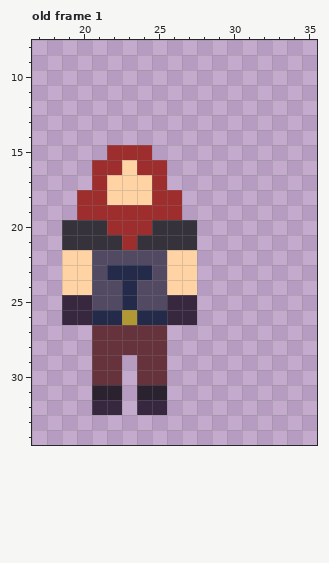
Pixel-art file -- Assets/PixelArt/small_thor.aseprite. Above, as it was before the edit.
48x48 pixels, 96 frames. Colours within 5 levels of each other are drawn and written as one. Shown: old frame 1: x 17..35, y 8..34. The commit also changed other frames, which this record leaves out.
Now the later version:
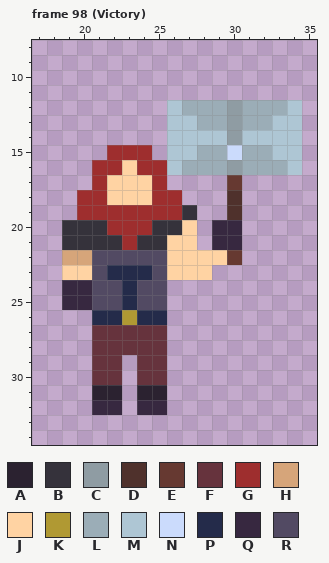
Palette (. is transparent): A #2b2230  B #35323b  C #8f9ca3  D #4f312c  E #663931  F #66333d  G #9e2e2e  H #d6a57a  J #ffd3a3  K #b09933  L #9badb7  M #aec6d4  N #cbdbfc  P #242b4a  Q #372840  R #524a63
A new or re-ordered frame is compared with the old frame closest to it.
Changes in this commit:
frames 96 -> 105
Frame 98 (Victory) is new; against old frame 1:
Colour B is added in row 19 at x 27.
Colour C is added in rows 12 to 14 at x 30; in row 16 at x 30.
Colour D is added in rows 18 to 19 at x 30.
Colour E is added in row 17 at x 30; in row 22 at x 30.
Colour H replaces colour J in row 22 at x 19 to 20.
Colour J is added in row 22 at x 28 to 29; in row 23 at x 28.
Colour J replaces colour B in row 20 at x 27; in row 21 at x 26 to 27.
Colour L is added in row 12 at x 27 to 29 and 31 to 33; in row 13 at x 28 to 29 and 31 to 32; in row 15 at x 28 to 29 and 31 to 32; in row 16 at x 27 to 29 and 31 to 33.
Colour M is added in row 12 at x 26 and 34; in row 13 at x 26 to 27 and 33 to 34; in row 14 at x 26 to 29 and 31 to 34; in row 15 at x 26 to 27 and 33 to 34; in row 16 at x 26 and 34.
Colour N is added in row 15 at x 30.
Colour Q is added in rows 20 to 21 at x 29 to 30.
Colour Q replaces colour J in row 24 at x 19 to 20.
Colour J is removed in row 24 at x 26 to 27.
Colour Q is removed in row 25 at x 26 to 27; in row 26 at x 19 to 20 and 26 to 27.
Boxes around the changes in both pictures, in picture pixels (x1, y1, x2, y2):
changed: (167, 100, 302, 325)
changed: (62, 250, 92, 325)
